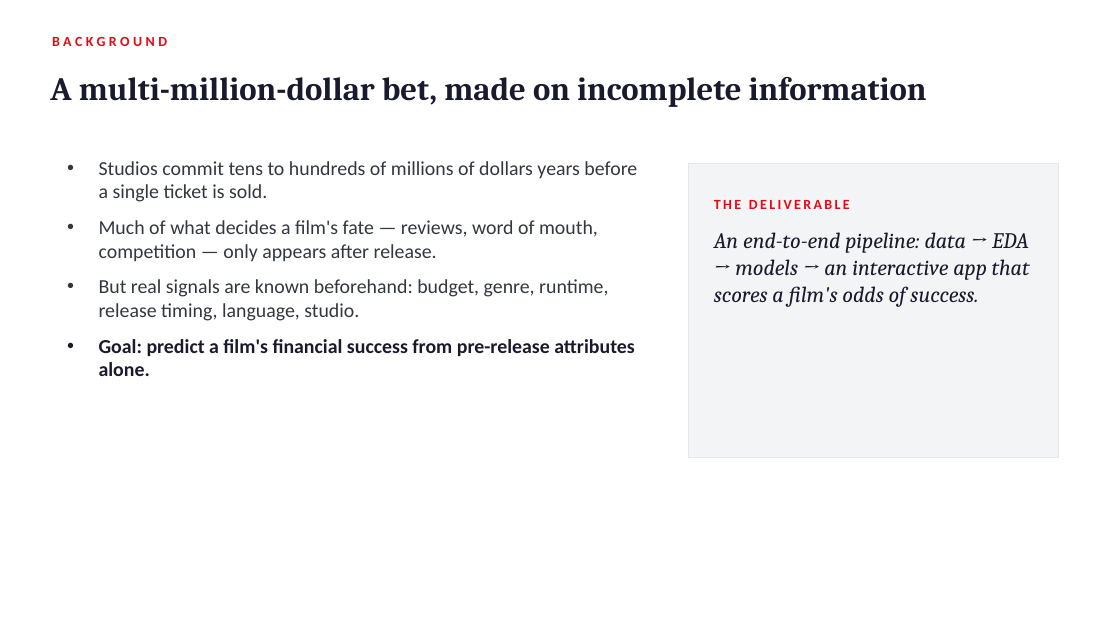
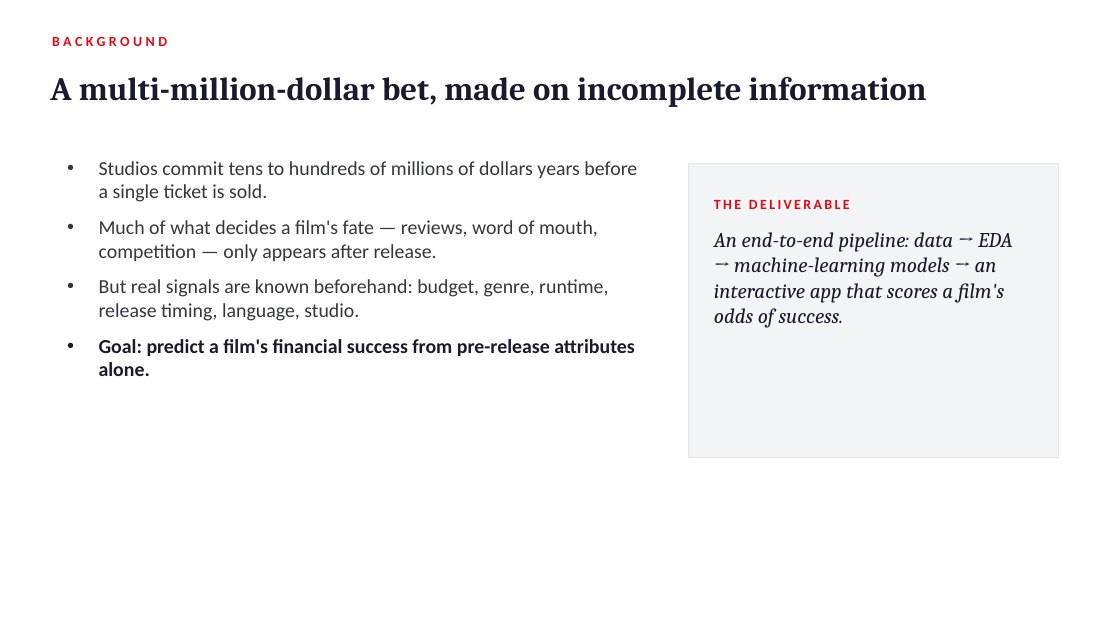
Before and after one commit to bdspeicher12/UMBC-DATA606-Capstone, a slide deck: slide 2 of docs/final_presentation.pptx. Drawn at 1120x630 pixels with LibreOffice and Linux fonts; fonts in the diff are those of the drawing. Boxes give left, top, right and bottom in pixels: in the first picture for what was removed or moved away, otherwise in the second. Text is boxed around its words. In the diff, an @@ line names an element or a change of style, - is before the commit and + after.

```diff
--- a/docs/final_presentation.pptx
+++ b/docs/final_presentation.pptx
@@ text at (x1=714, y1=232, x2=1013, y2=328): text changed; size 19 to 18 pt @@
-An end-to-end pipeline: data → EDA → models → an interactive app that scores a film's odds of success.
+An end-to-end pipeline: data → EDA → machine-learning models → an interactive app that scores a film's odds of success.
```
Also in this commit, not shown: 8 other slides changed, 4 slides added, 4 slides removed, 2 other files.
